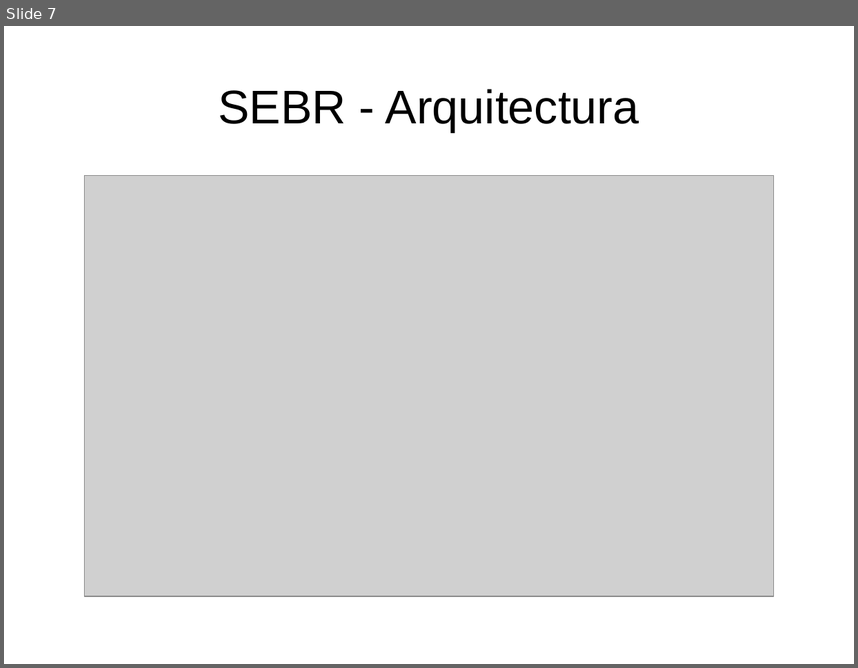
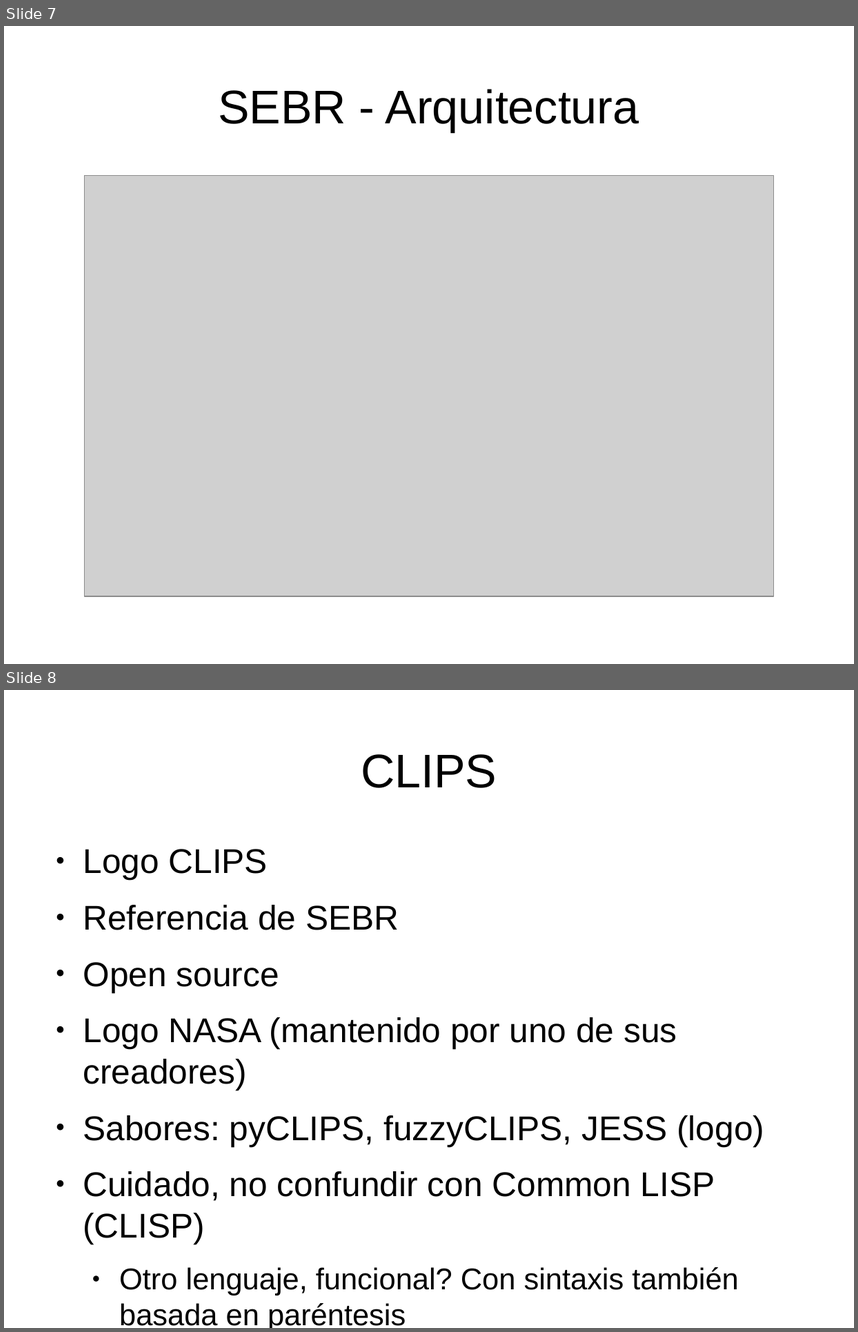
Before and after one commit to rompehielos013013013/gsiege, a slide deck: presentacion/expertoUCLM2014/SSEE-IA.odp. Shown one above the other, each under a label of ours: slide 7 before the commit, slides 7 and 8 after it. The pictures are 858x668 and 858x1332 pixels, drawn with LibreOffice and Linux fonts; fonts in the diff are those of the drawing; grey boxes stand for pictures. Boxes give left, top, right and bottom in pixels: in the first picture for what was removed or moved away, otherwise in the second. Text is boxed around its words. In the diff, an @@ line names an element or a change of style, - is before the commit and + after.

```diff
--- a/presentacion/expertoUCLM2014/SSEE-IA.odp
+++ b/presentacion/expertoUCLM2014/SSEE-IA.odp
@@ slide 8 added at [4, 690, 854, 1328], background #FFFFFF @@
@@ title added at [361, 754, 497, 788], 44 pt, text #000000 @@
+CLIPS
@@ text added at [83, 849, 764, 1328], 32 pt, text #000000 @@
+● Logo CLIPS
+● Referencia de SEBR
+● Open source
+● Logo NASA (mantenido por uno de sus creadores)
+● Sabores: pyCLIPS, fuzzyCLIPS, JESS (logo)
+● Cuidado, no confundir con Common LISP (CLISP)
+  ● Otro lenguaje, funcional? Con sintaxis también basada en paréntesis
```
Also in this commit, not shown: 6 slides changed, 10 other slides added, 1 slide removed, 1 other file.
